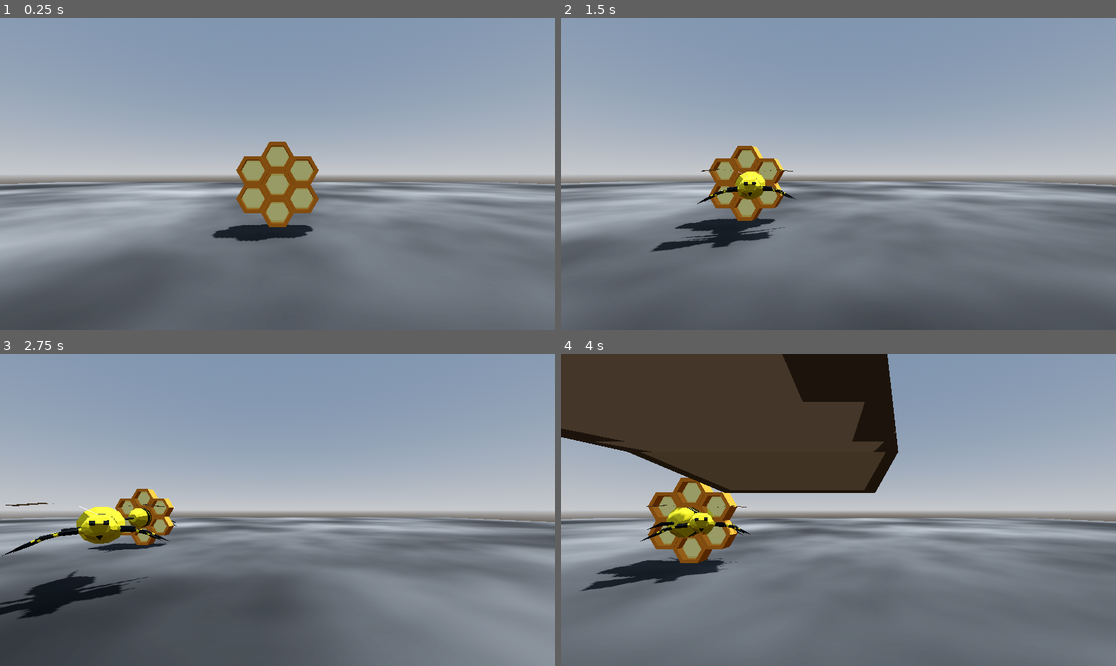
Above: before the commit, frames 1-4 (two rows, left to right).
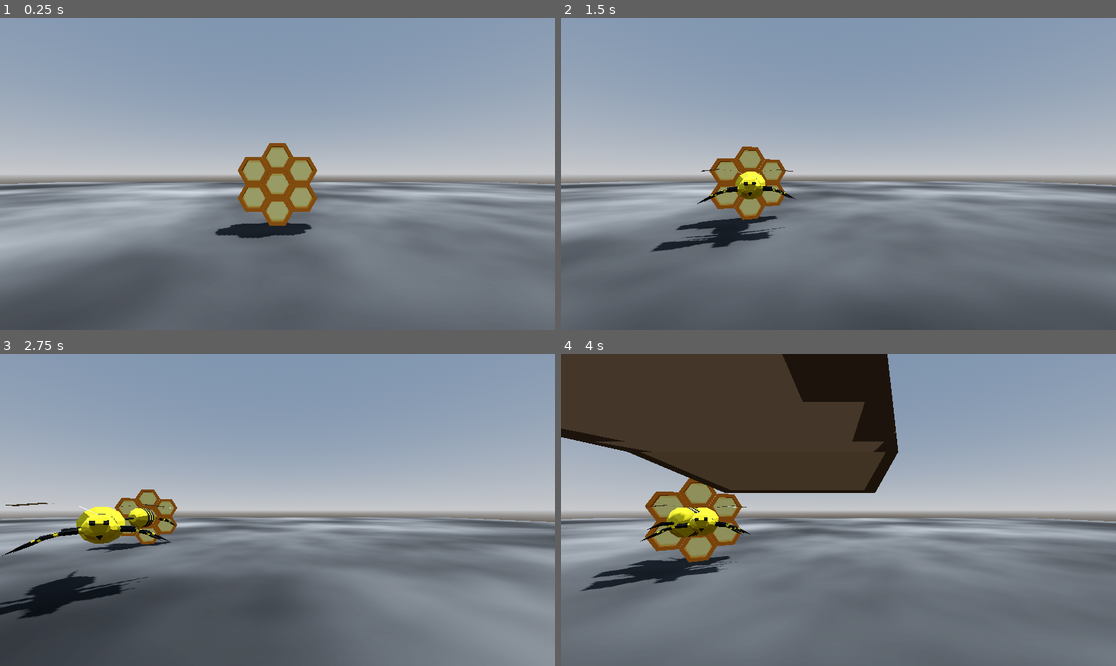
Above: after the commit, the same moments.

Repository: partkyle/bellhivers
Game: Godot game, scene res://scenes/main.tscn
The game is run twice, just before and just after one commit, with the same random seed, the same clock (stepped at 60 frames per second) and the same inputs.
Inputs:
- Up to frame 1 (0.25 s): no input
- Up to frame 2 (1.5 s): tap Enter at 0.5 s; hold D (move_right) 0.53-1.28 s; hold S (move_down) from 1.28 s (still down)
- Up to frame 3 (2.75 s): release S (move_down) at 2.03 s; hold D (move_right) from 2.03 s (still down)
- Up to frame 4 (4 s): release D (move_right) at 2.78 s; hold W (move_up) 2.78-3.53 s; hold A (move_left) from 3.53 s (still down)

The runs differ from the first frame. In frame 1, 0.8% of the frame differs, in the area x 38-58%, y 39-72%; in frame 2, 1.0%; in frame 3, 0.8%; in frame 4, 1.8%, in the area x 5-33%, y 39-72%.

Commit message:
fix the hive z orientation to match godot

Diff:
--- a/bodies/bee.gd
+++ b/bodies/bee.gd
@@ -10,17 +10,14 @@
 func _process(delta):
 	if target:
 		var direction =  target.global_position - global_position
-		prints(direction, direction.length())
 		if direction.length() > EPSILON:
 			look_at(target.global_position + direction.normalized())
 			global_position += direction.normalized() * speed * delta
 
 
 func _on_player_locator_body_entered(body):
-	prints('body entered', body)
 	target = body
 
 
 func _on_player_locator_body_exited(body):
-	prints('body exited', body)
 	target = null
--- a/scenes/main.tscn
+++ b/scenes/main.tscn
@@ -38,9 +38,10 @@
 transform = Transform3D(-0.866025, -0.433013, 0.25, 0, 0.5, 0.866025, -0.5, 0.75, -0.433013, 0, 0, 0)
 shadow_enabled = true
 
-[node name="Hive" parent="." node_paths=PackedStringArray("enemy_container") instance=ExtResource("1_rbh67")]
+[node name="Hive" parent="." node_paths=PackedStringArray("enemy_container", "face_target") instance=ExtResource("1_rbh67")]
 transform = Transform3D(1, 0, 0, 0, 1, 0, 0, 0, 1, 0, 0, -8)
 enemy_container = NodePath("../Enemies")
+face_target = NodePath("../Player")
 
 [node name="Player" parent="." instance=ExtResource("2_ay3iu")]
 
--- a/scripts/hive.gd
+++ b/scripts/hive.gd
@@ -3,6 +3,7 @@
 @export var bee : PackedScene
 @export var spawnTimer := 1.0
 @export var enemy_container : Node3D
+@export var face_target : Node3D
 
 @onready var spawn_timer = $SpawnTimer
 
@@ -10,6 +11,10 @@
 	spawn_timer.wait_time = spawnTimer
 	if not enemy_container:
 		enemy_container = self
+
+func _process(delta):
+	if face_target:
+		look_at(face_target.global_position)
 
 func _spawn():
 	var b = bee.instantiate()
Binary file changed: assets/hive.glb
Not shown, changed: TODO.md
Not shown, added: assets/bee.bbmodel
Not shown, changed: assets/hive.bbmodel
